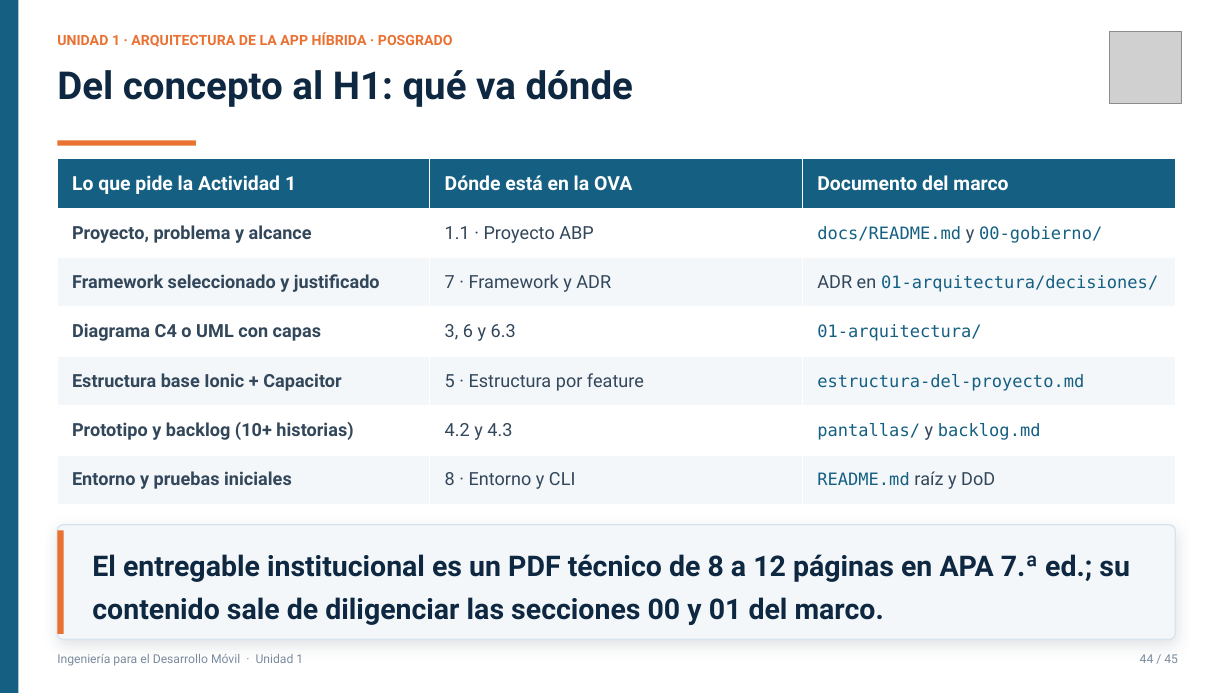
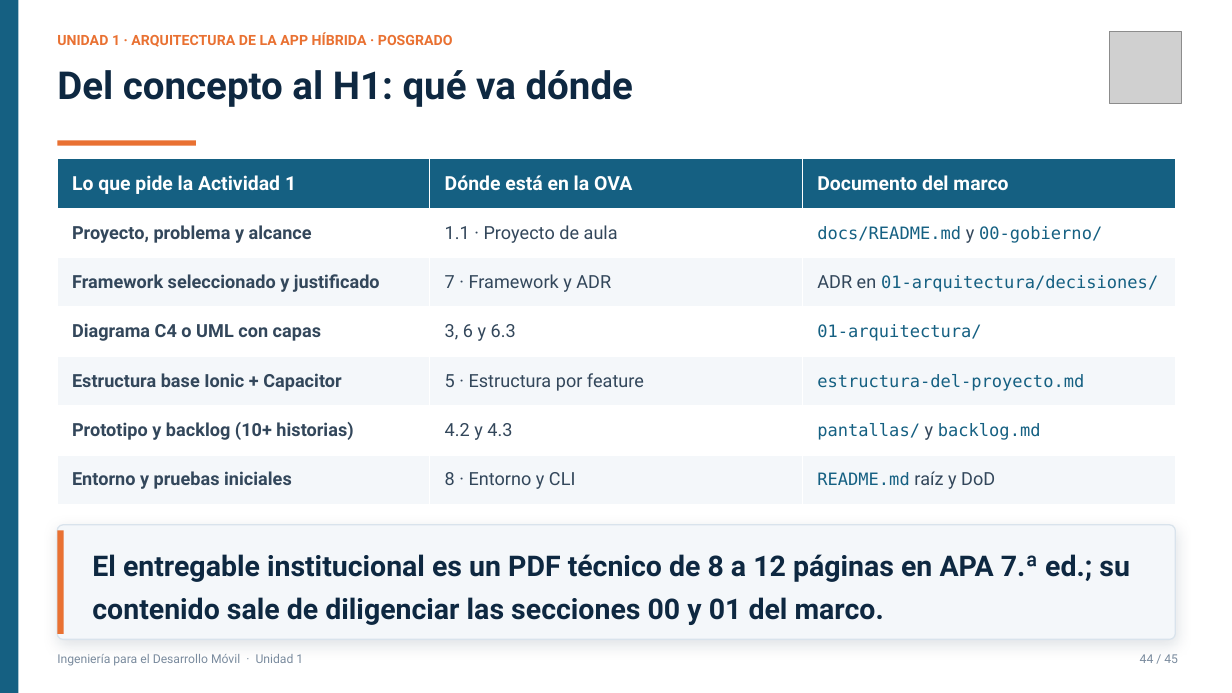
Before and after one commit to code-corhuila/ova-web, a slide deck: slide 53 of 2026-B/ingenieria-desarrollo-movil/unidad-01/slides/unidad01arquitectura-hibrida.pptx. Drawn at 1232x693 pixels with LibreOffice and Linux fonts; fonts in the diff are those of the drawing; grey boxes stand for pictures. Boxes give left, top, right and bottom in pixels: in the first picture for what was removed or moved away, otherwise in the second. Text is boxed around its words. In the diff, an @@ line names an element or a change of style, - is before the commit and + after.

```diff
--- a/2026-B/ingenieria-desarrollo-movil/unidad-01/slides/unidad01arquitectura-hibrida.pptx
+++ b/2026-B/ingenieria-desarrollo-movil/unidad-01/slides/unidad01arquitectura-hibrida.pptx
@@ table at (x1=57, y1=159, x2=1175, y2=505) @@
-row 2, column 2: 1.1 · Proyecto ABP
+row 2, column 2: 1.1 · Proyecto de aula
```
Also in this commit, not shown: 1 other slide changed, 46 other files.
